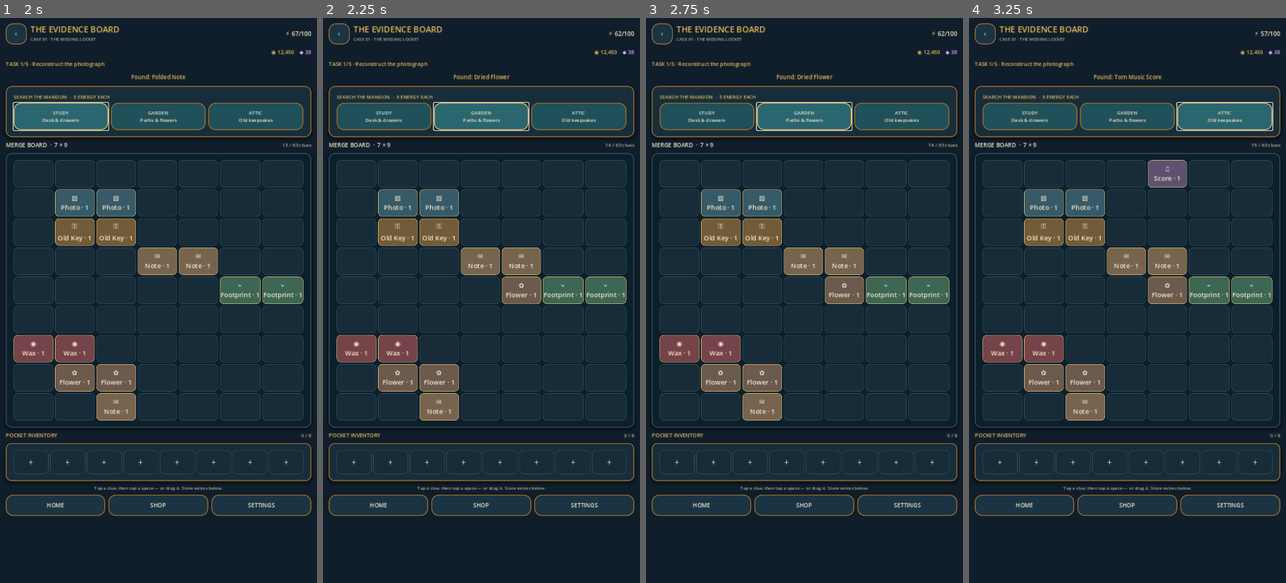
Above: before the commit, frames 1-4 (left to right).
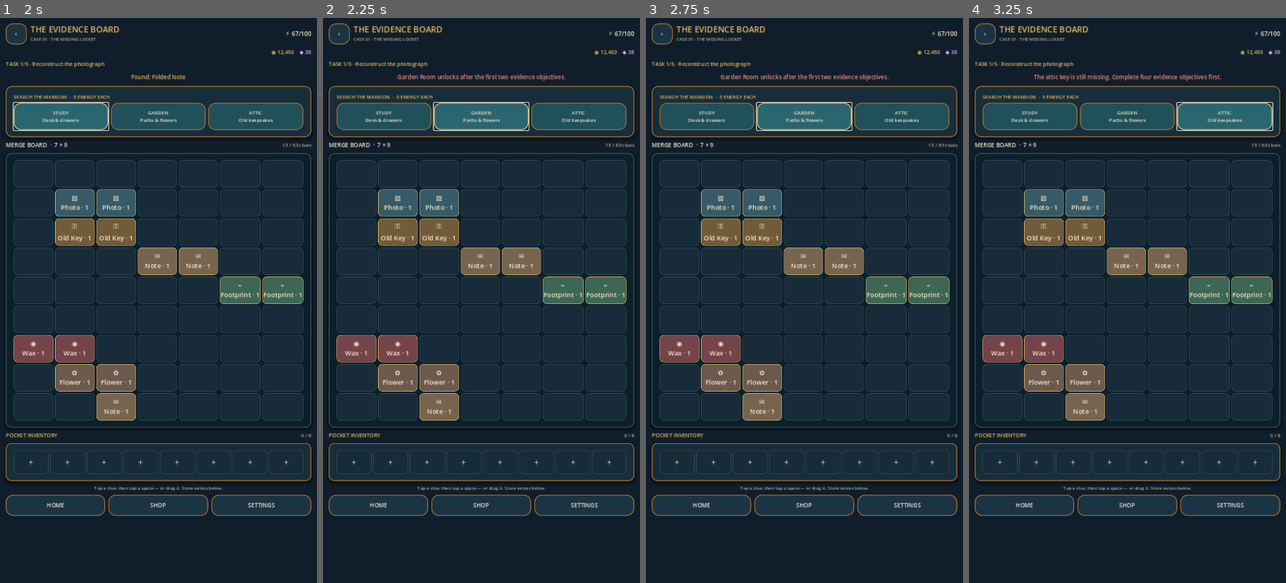
Above: after the commit, the same moments.

Repository: loydmawira-cyber/Mystery-Merge.
Game: Godot game, scene res://scenes/Main.tscn
Same seed, same stepped clock (60 frames per second), same inputs: the game is played once before the commit and once after it.
Inputs:
- Up to frame 1 (2 s): click "CONTINUE CASE ›" at 0.5 s; click "STUDY Desk & drawers" at 1.25 s
- Up to frame 2 (2.25 s): click "GARDEN Paths & flowers" at 2 s
- Up to frame 3 (2.75 s): no input
- Up to frame 4 (3.25 s): click "ATTIC Old keepsakes" at 2.75 s

Frame 1 is identical in both runs. In frame 2, 0.9% of the frame differs, in the area x 23-95%, y 2-51%; in frame 3, 0.9%; in frame 4, 1.6%, in the area x 20-93%, y 2-51%.

Commit message:
Gate investigation generators behind case progress

Diff:
--- a/scripts/game_state.gd
+++ b/scripts/game_state.gd
@@ -138,6 +138,10 @@
 		return {"ok": true, "kind": "swap", "item_id": source_item, "message": "Inventory rearranged."}
 	return {"ok": false, "message": "Those clues do not fit together."}
 func generate_from_generator(generator_id: String) -> Dictionary:
+	if generator_id == "garden_room" and current_task_index < 2:
+		return {"ok": false, "message": "Garden Room unlocks after the first two evidence objectives."}
+	if generator_id == "locked_attic" and current_task_index < 4:
+		return {"ok": false, "message": "The attic key is still missing. Complete four evidence objectives first."}
 	if not generator_catalog.has(generator_id):
 		return {"ok": false, "message": "That search location is unavailable."}
 	var empty_slots: Array[int] = []
